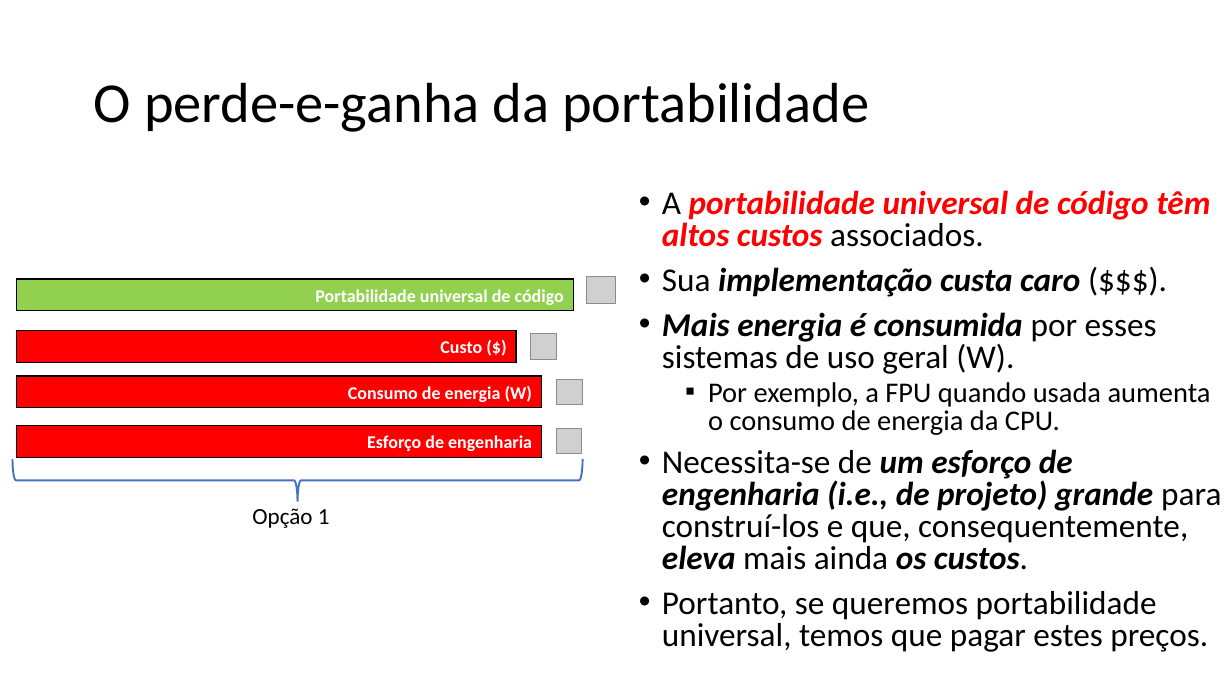
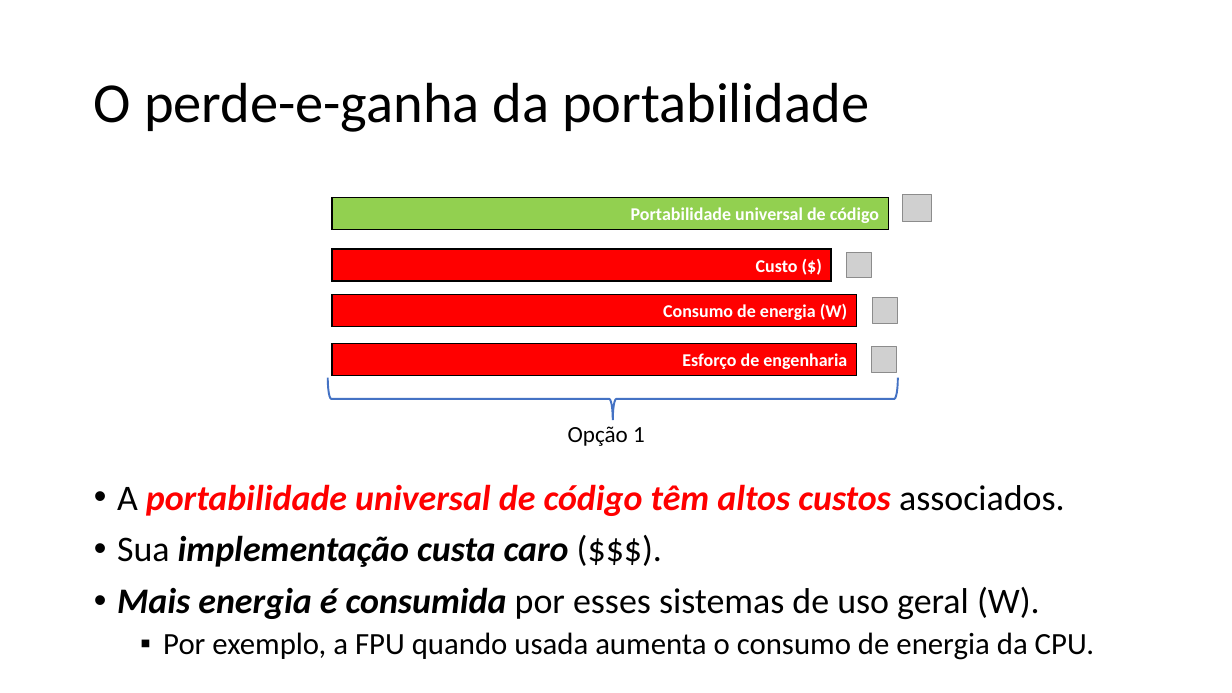
Before and after one commit to zz4fap/tp557-iot-ml, a slide deck: slide 42 of slides/TP557_2_Desafios_do_TinyML_sistemas_embarcados.pptx (slide 40 before the commit). Drawn at 1232x693 pixels with LibreOffice and Linux fonts; fonts in the diff are those of the drawing; grey boxes stand for pictures. Boxes give left, top, right and bottom in pixels: in the first picture for what was removed or moved away, otherwise in the second. Text is boxed around its words. In the diff, an @@ line names an element or a change of style, - is before the commit and + after.

```diff
--- a/slides/TP557_2_Desafios_do_TinyML_sistemas_embarcados.pptx
+++ b/slides/TP557_2_Desafios_do_TinyML_sistemas_embarcados.pptx
@@ 4 pictures, 4 rectangles, 1 text, 1 left brace: place and size @@
-4 pictures, 4 rectangles, 1 text, 1 left brace at <box>12,276,616,528</box>
+4 pictures, 4 rectangles, 1 text, 1 left brace at <box>328,195,931,446</box>
@@ text at <box>662,449,1221,652</box>: paragraphs removed @@
-• Necessita-se de um esforço de engenharia (i.e., de projeto) grande para construí-los e que, consequentemente, eleva mais ainda os custos.
-• Portanto, se queremos portabilidade universal, temos que pagar estes preços.
@@ text "A portabilidade universal de código ...": place and size @@
-text "A portabilidade universal de código ..." at <box>662,190,1221,652</box>
+text "A portabilidade universal de código ..." at <box>117,484,1094,660</box>
@@ text "A portabilidade universal de código ..." at <box>117,484,1094,660</box>: size 25.9 to 28 pt in "A portabilidade universal de código têm altos ...", "Sua implementação custa caro ($$$).", "Mais energia é consumida por esses sistemas ..."; size 22.2 to 24 pt in "Por exemplo, a FPU quando usada aumenta ..."; line spacing 0.8 to 0.9 @@
```
Also in this commit, not shown: 24 other slides changed, 4 slides added, 1 other file.
